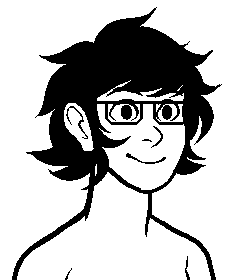
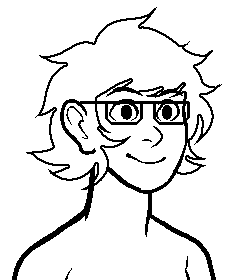
Layer changes from the first 240 × 280 image to the second:
removed group "dumb hair stuff, use it if you want" (13 layers) over [34, 17, 214, 183]
removed group "hair" (6 layers) from group "dumb hair stuff, use it if you want" over [34, 17, 214, 183]
renamed "grandmother" to "dumb hair stuff, use it if you want", showed it, moved it out of group "hair", painted on it over [34, 17, 214, 183]
removed layer "shaggy #1" from group "hair" over [34, 17, 214, 183]
removed group "bangs" (5 layers) from group "dumb hair stuff, use it if you want" over [75, 35, 209, 140]
removed layer "swept" from group "bangs" over [82, 37, 203, 115]
